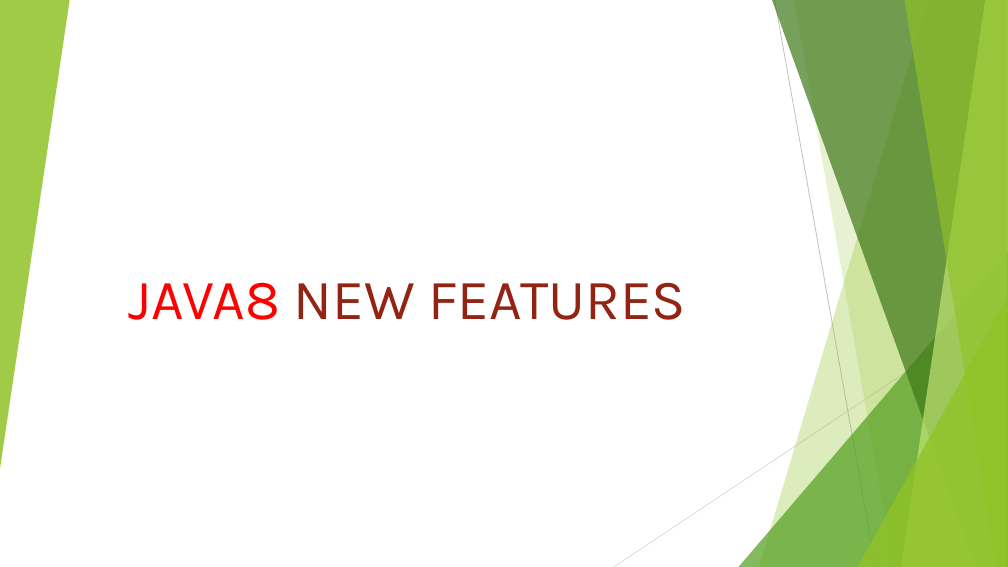
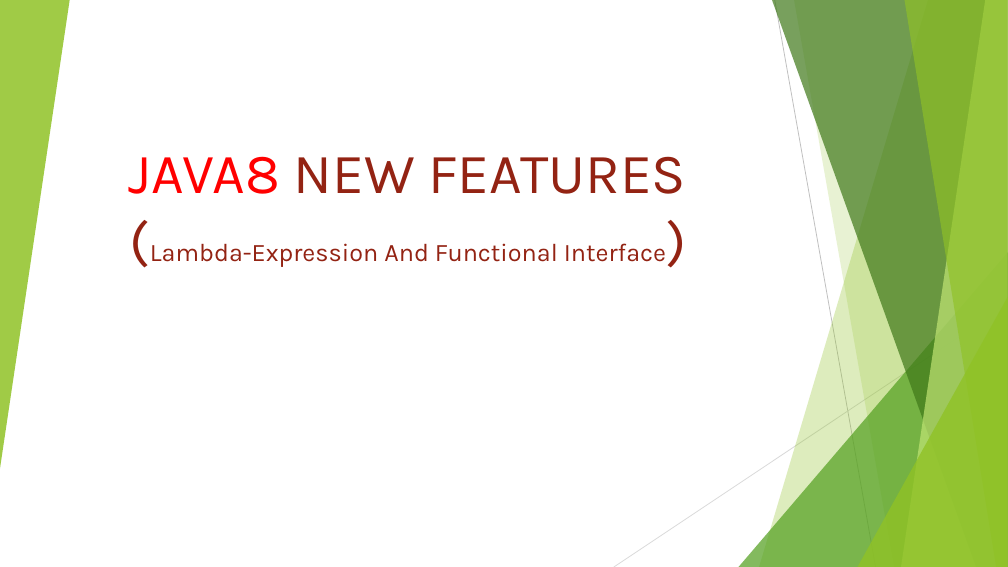
Before and after one commit to sumitMultani/JAVA8, a slide deck: slide 1 of JAVA8 NEW FEATURES.pptx. Drawn at 1008x567 pixels with LibreOffice and Linux fonts; fonts in the diff are those of the drawing. Boxes give left, top, right and bottom in pixels: in the first picture for what was removed or moved away, otherwise in the second. Text is boxed around its words. In the diff, an @@ line names an element or a change of style, - is before the commit and + after.

```diff
--- a/JAVA8 NEW FEATURES.pptx
+++ b/JAVA8 NEW FEATURES.pptx
@@ title at (129, 156, 686, 267): text changed; size 54 to 24 pt @@
-JAVA8 NEW FEATURES
+JAVA8 NEW FEATURES
+(Lambda-Expression And Functional Interface)
```
Also in this commit, not shown: 5 other slides changed.
